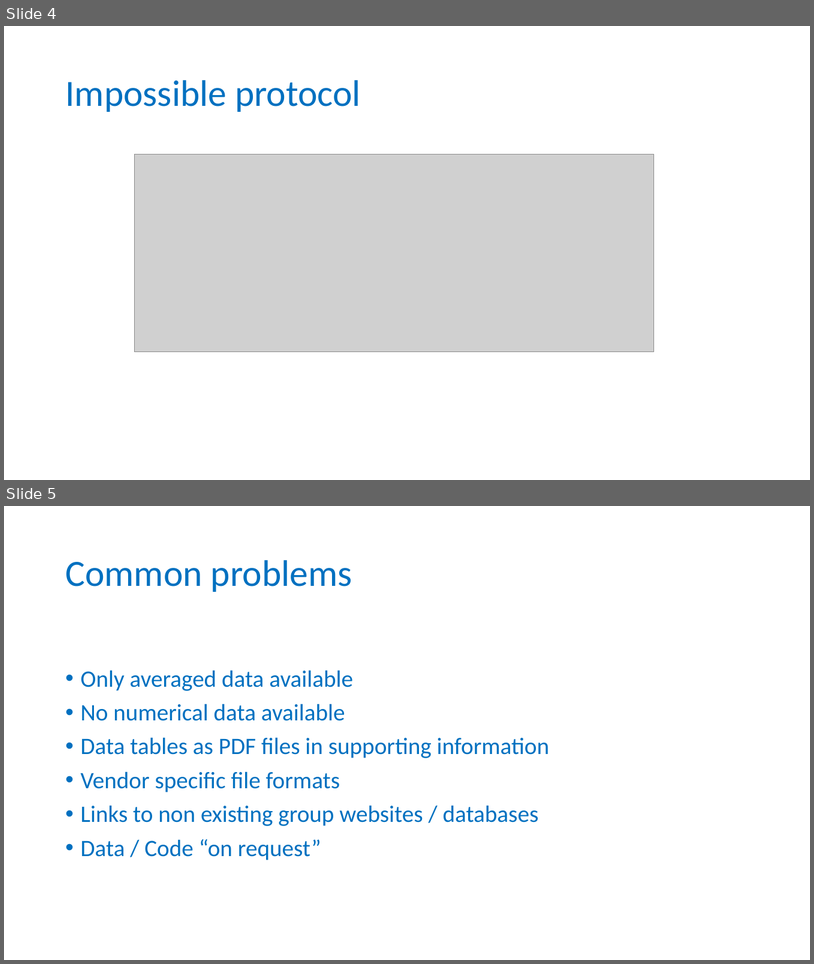
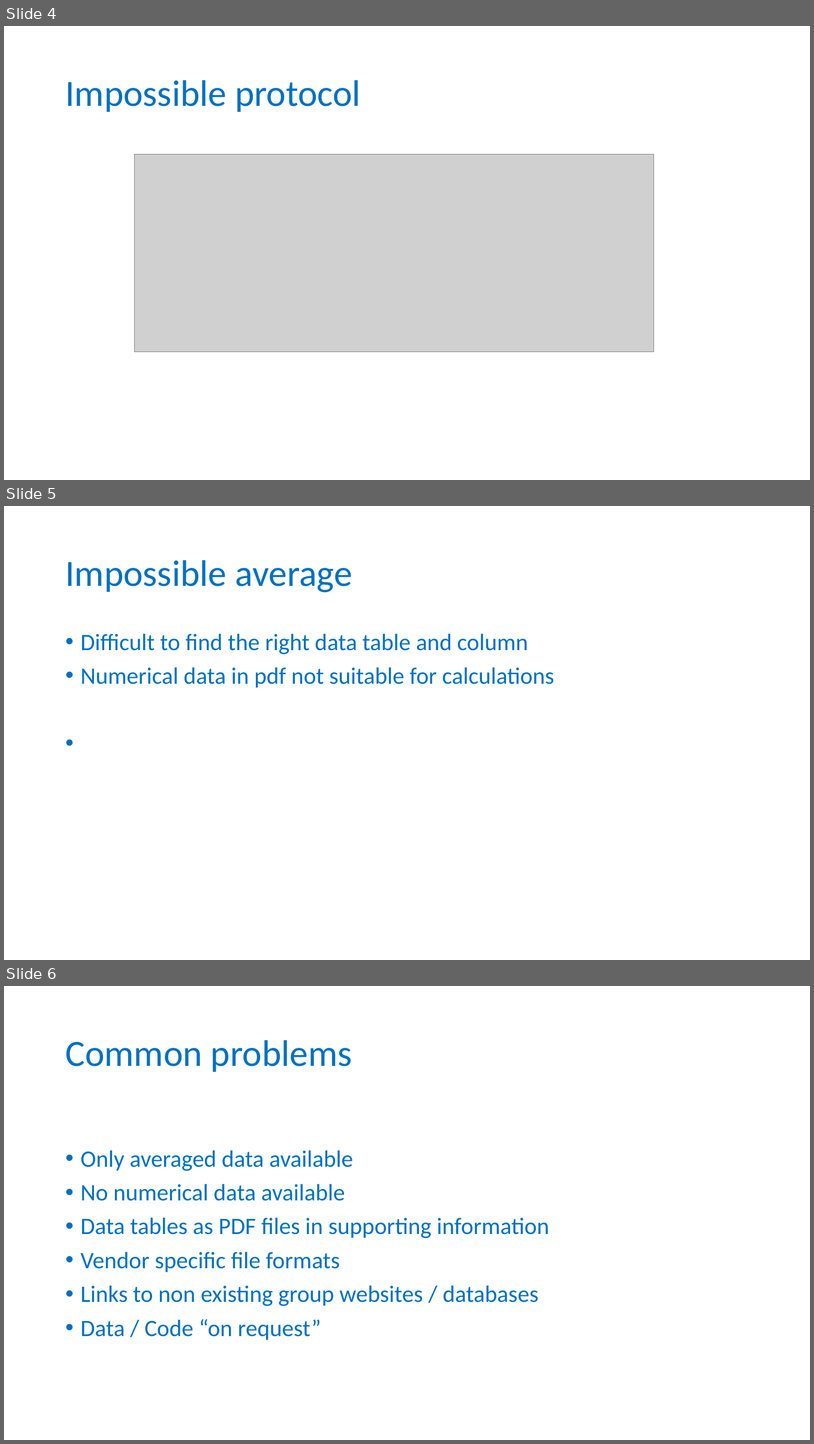
Before and after one commit to tobyhodges/solid-waddle, a slide deck: instructors/03_Being_FAIR_Episode_v2.0.pptx. Shown one above the other, each under a label of ours: slides 4 and 5 before the commit, slides 4, 5 and 6 after it. The pictures are 814x964 and 814x1444 pixels, drawn with LibreOffice and Linux fonts; fonts in the diff are those of the drawing; grey boxes stand for pictures; background and template pictures are left out. Boxes give left, top, right and bottom in pixels: in the first picture for what was removed or moved away, otherwise in the second. Text is boxed around its words. In the diff, an @@ line names an element or a change of style, - is before the commit and + after.

```diff
--- a/instructors/03_Being_FAIR_Episode_v2.0.pptx
+++ b/instructors/03_Being_FAIR_Episode_v2.0.pptx
@@ slide 5 added at (x1=4, y1=506, x2=810, y2=960), background #FFFFFF @@
@@ title added at (x1=65, y1=560, x2=353, y2=592), 44 pt, text #0070C0 @@
+Impossible average
@@ text added at (x1=81, y1=633, x2=555, y2=688), 28 pt, text #0070C0 @@
+• Difficult to find the right data table and column
+• Numerical data in pdf not suitable for calculations
@@ what was slide 5 is now slide 6 @@
```
Also in this commit, not shown: 2 slides changed, 5 other files.
